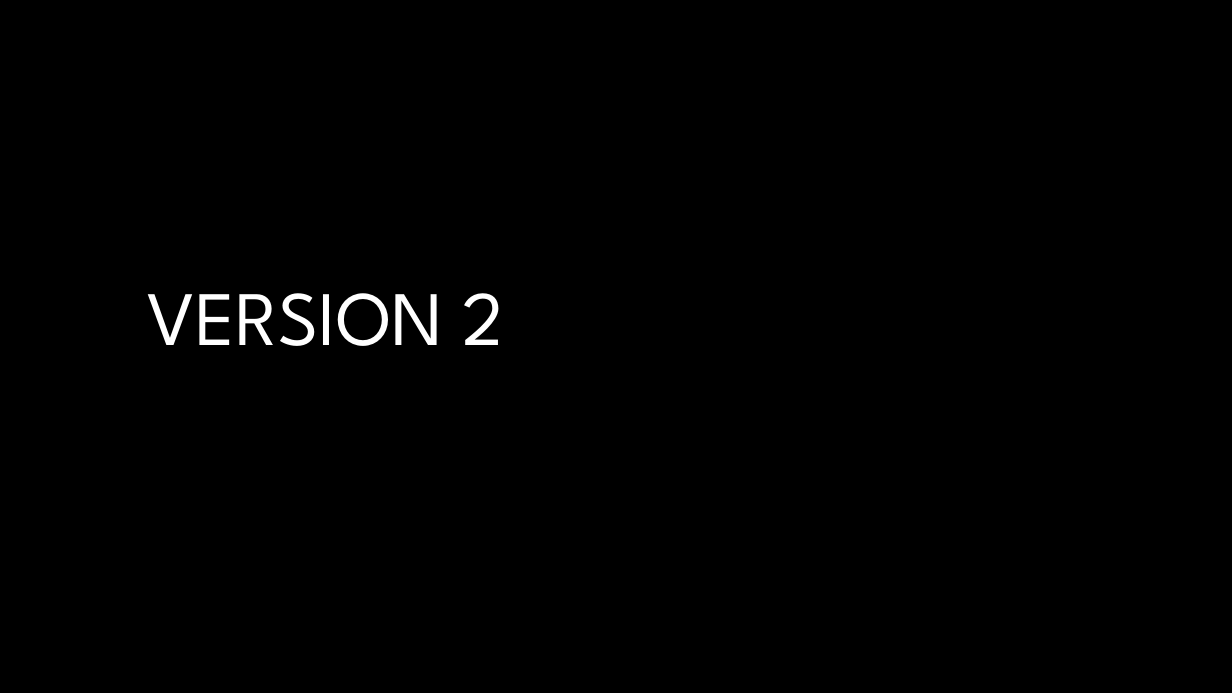
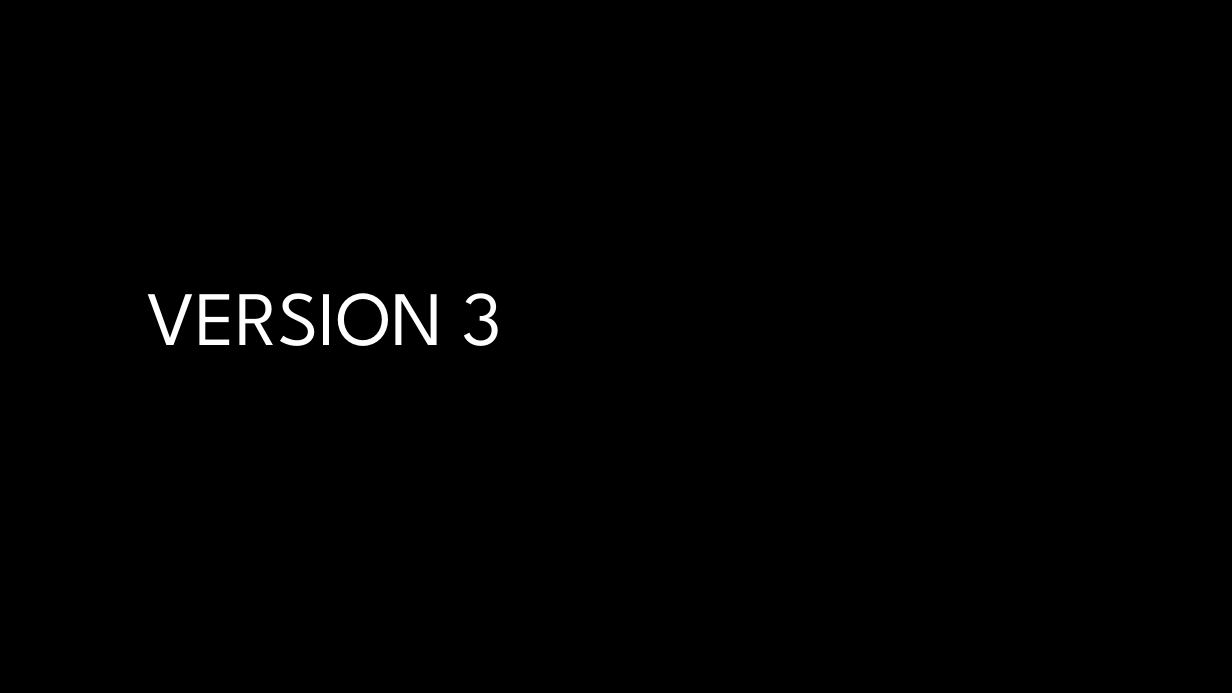
Before and after one commit to Brindley/Test, a slide deck: slide 1 of PowerPoint/PPT Test.pptx. Drawn at 1232x693 pixels with LibreOffice and Linux fonts; fonts in the diff are those of the drawing; background and template pictures are left out. Boxes give left, top, right and bottom in pixels: in the first picture for what was removed or moved away, otherwise in the second. Text is boxed around its words. In the diff, an @@ line names an element or a change of style, - is before the commit and + after.

Commit message:
Version 3

```diff
--- a/PowerPoint/PPT Test.pptx
+++ b/PowerPoint/PPT Test.pptx
@@ title at (148, 293, 502, 346): text changed @@
-VERSION 2
+VERSION 3
```
